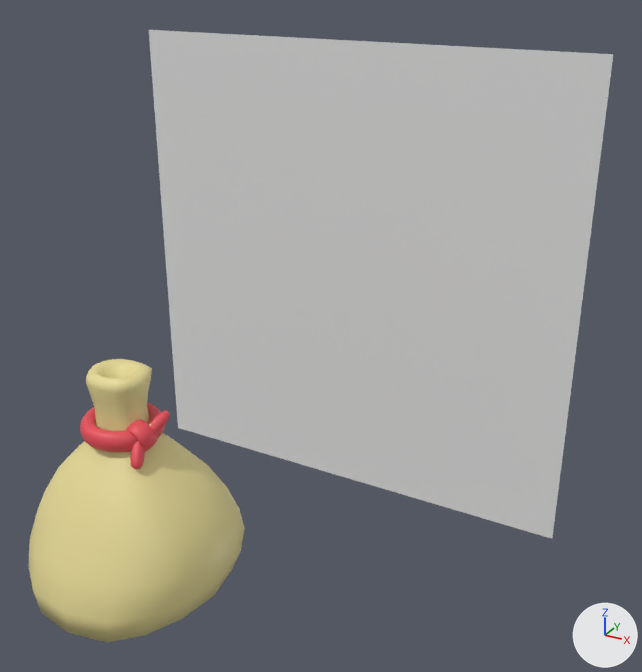
A saved change to the Blender file production/3D_assets/linked_assets/objects/jiggle bag.blend.
Rendered twice from a 50 mm camera at (9.84, -10.66, 9.81) aimed at (1.56, 4.4, 2.28). Every picture has the same lights, and +X, +Y and +Z are marked at lower right.
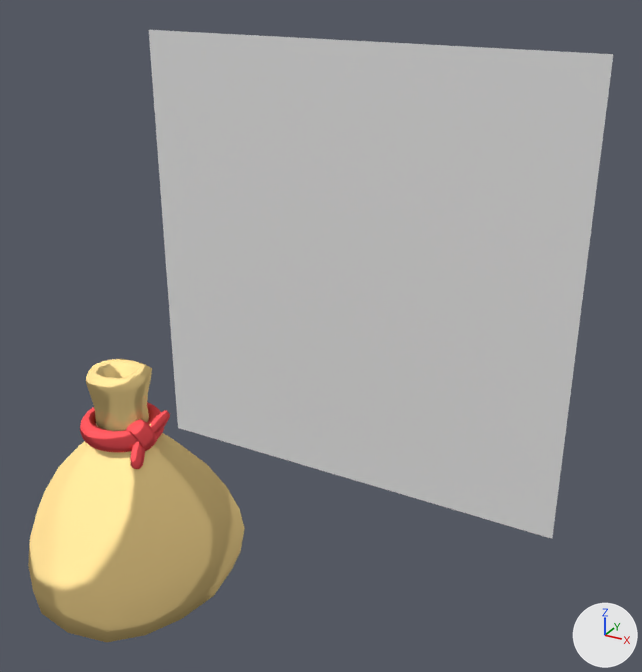
What differs and where, as boxes (x1, y1, x2, y2) in the pictures (642 x 672 px):
```json
{"object": "Cube", "change": "recoloured", "before": [28, 359, 245, 642], "after": [28, 359, 245, 642]}
```

Scene script edits in JSON lines:
```json
{"block": "mat_material_004", "where": "n0 = _N.new('ShaderNodeOutputMaterial'); n0.name = 'Material Output'"}
{"op": "remove", "block": "mat_material_004", "code": "n1 = _N.new('ShaderNodeBsdfPrincipled'); n1.name = 'Principled BSDF'"}
{"op": "remove", "block": "mat_material_004", "code": "n1.distribution = 'GGX'"}
{"op": "remove", "block": "mat_material_004", "code": "n1.subsurface_method = 'BURLEY'"}
{"op": "remove", "block": "mat_material_004", "code": "n1.inputs[0].default_value = (0.8, 0.704, 0.31, 1.0)  # 'Base Color', beige #e7da97"}
{"op": "remove", "block": "mat_material_004", "code": "_L.new(n1.outputs[0], n0.inputs[0])  # 'BSDF' to 'Surface'"}
{"op": "add", "block": "mat_material_004", "code": "n2 = _N.new('ShaderNodeBsdfToon'); n2.name = 'Toon BSDF'"}
{"op": "add", "block": "mat_material_004", "code": "n2.inputs[0].default_value = (0.8, 0.592, 0.247, 1.0)  # 'Color', beige #e7ca88"}
{"op": "add", "block": "mat_material_004", "code": "_L.new(n2.outputs[0], n0.inputs[0])  # 'BSDF' to 'Surface'"}
```
